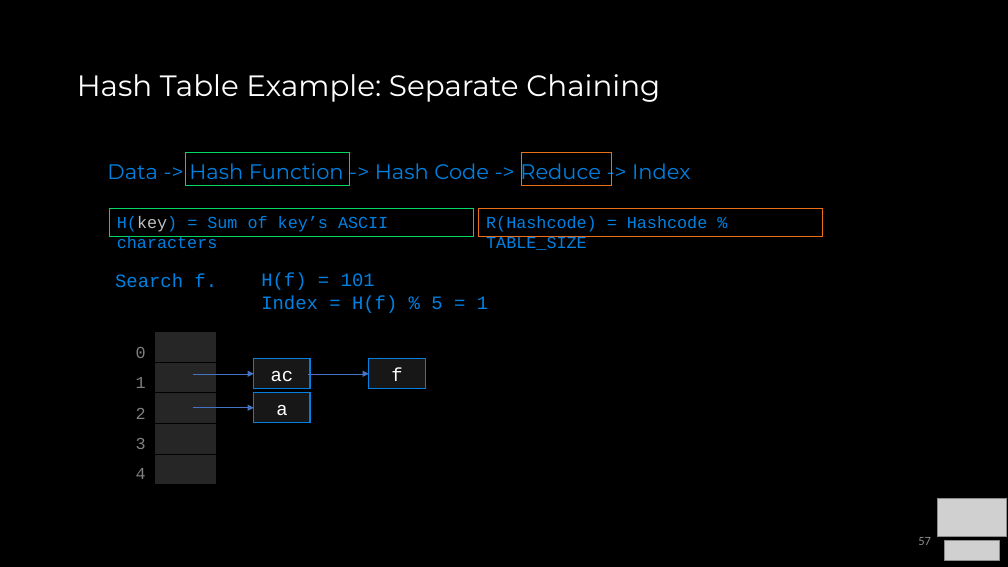
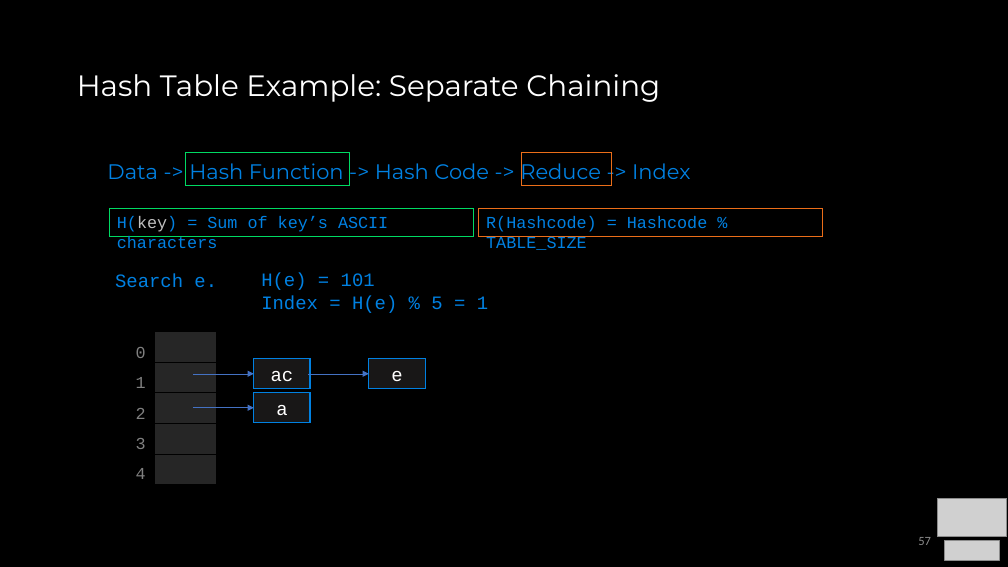
Before and after one commit to COP3530/Instructional-Content, a slide deck: slide 57 of Slides/Slides-PPT/7 - Sets, Maps, HashTables.pptx. Drawn at 1008x567 pixels with LibreOffice and Linux fonts; fonts in the diff are those of the drawing; grey boxes stand for pictures. Boxes give left, top, right and bottom in pixels: in the first picture for what was removed or moved away, otherwise in the second. Text is boxed around its words. In the diff, an @@ line names an element or a change of style, - is before the commit and + after.

```diff
--- a/Slides/Slides-PPT/7 - Sets, Maps, HashTables.pptx
+++ b/Slides/Slides-PPT/7 - Sets, Maps, HashTables.pptx
@@ text at [115, 274, 217, 287]: text changed @@
-Search f.
+Search e.
@@ text at [261, 273, 488, 313]: text changed @@
-H(f) = 101
-Index = H(f) % 5 = 1
+H(e) = 101
+Index = H(e) % 5 = 1
@@ text in rectangle at [391, 371, 402, 381]: text changed @@
-f
+e
```
Also in this commit, not shown: 20 other slides changed, 1 other file.
